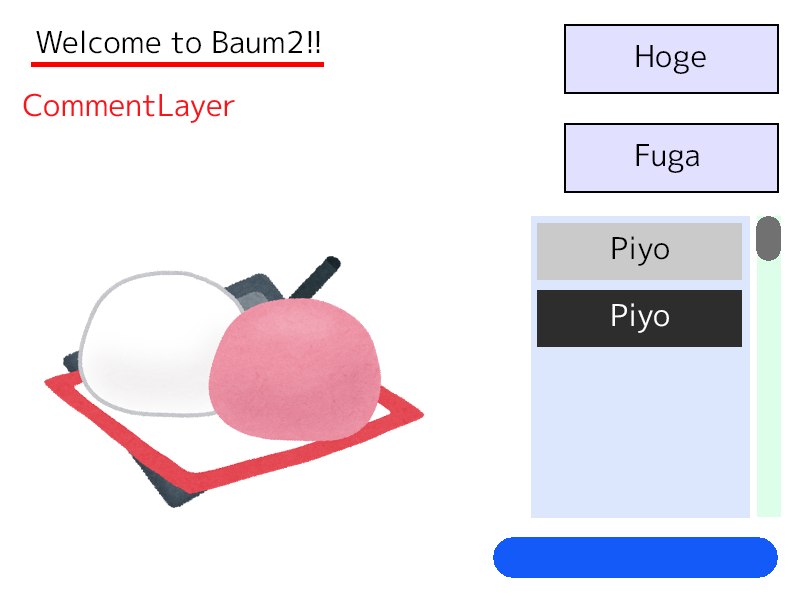
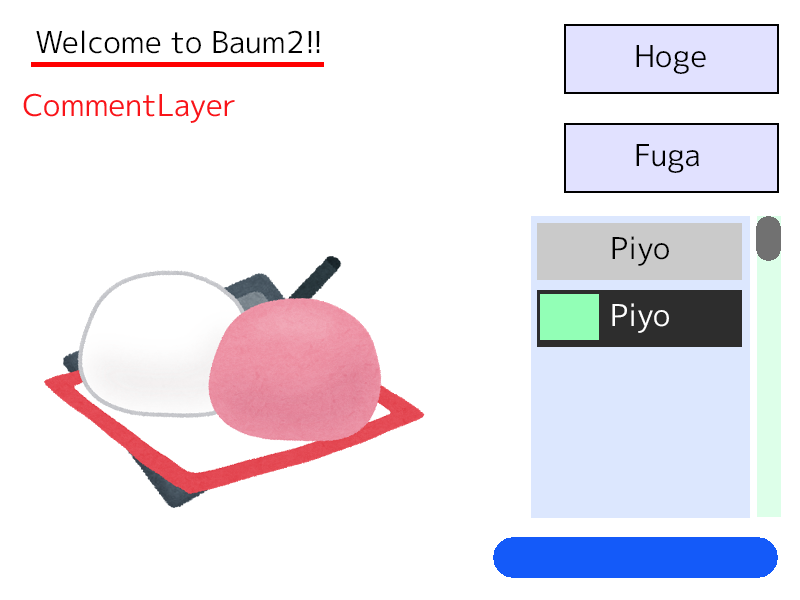
Revision of a layered 800 × 600 image; what changed, layer by layer:
added group "ItemButton" with 1 layers in group "Item2" over 540, 294, 599, 340
added layer "Background" (5th of 8, in "ListSample@Pivot=BottomRight" › "PiyoList@Scroll=Vertical" › "Item2" › "ItemButton") in group "ItemButton" over 540, 294, 599, 340
